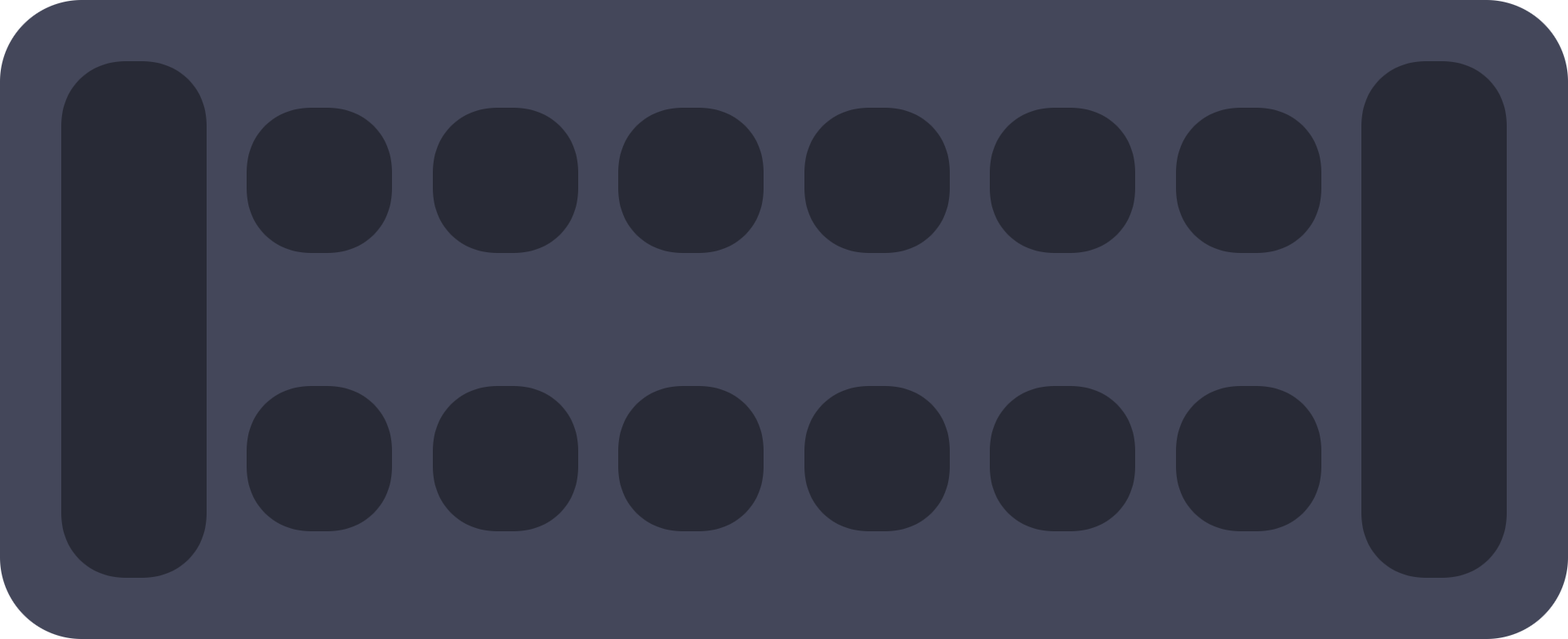
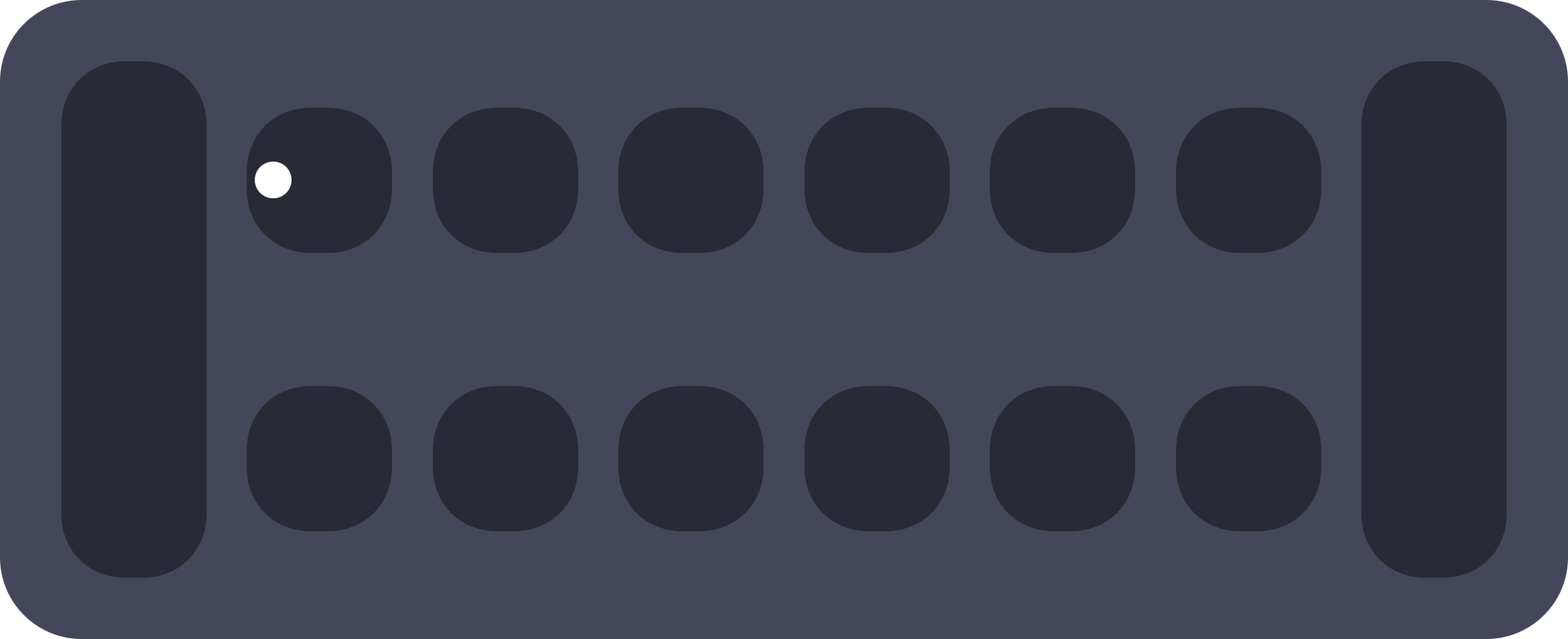
Layer changes from the first (1568, 639) image to the second:
added layer "Layer #15" above "Layer #14" over [254, 161, 292, 199]
